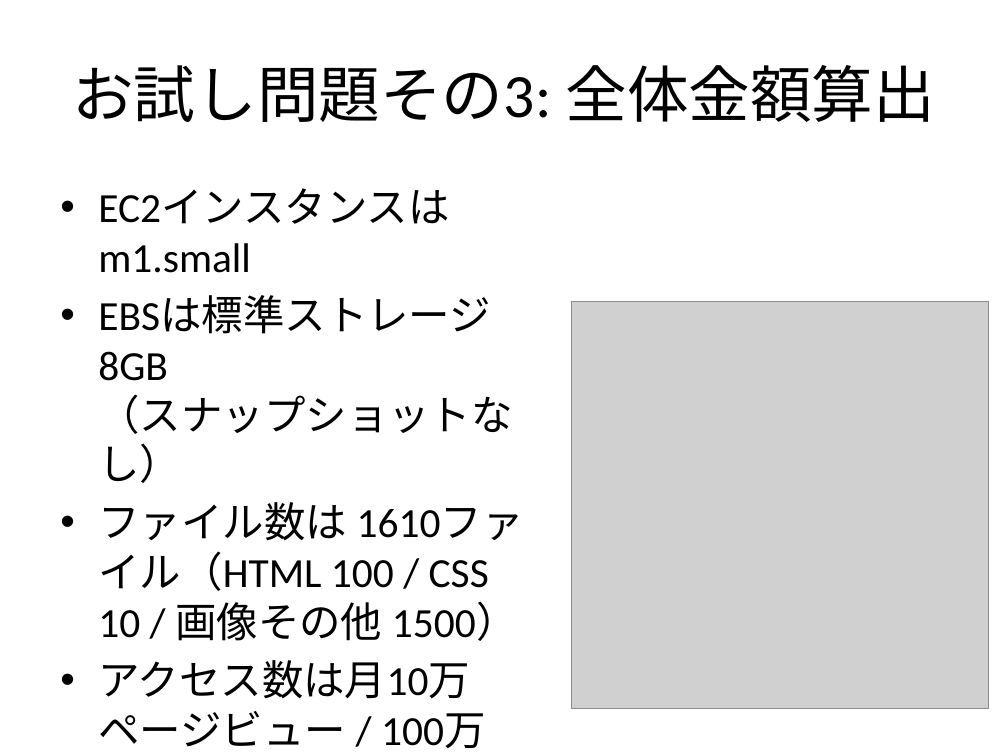
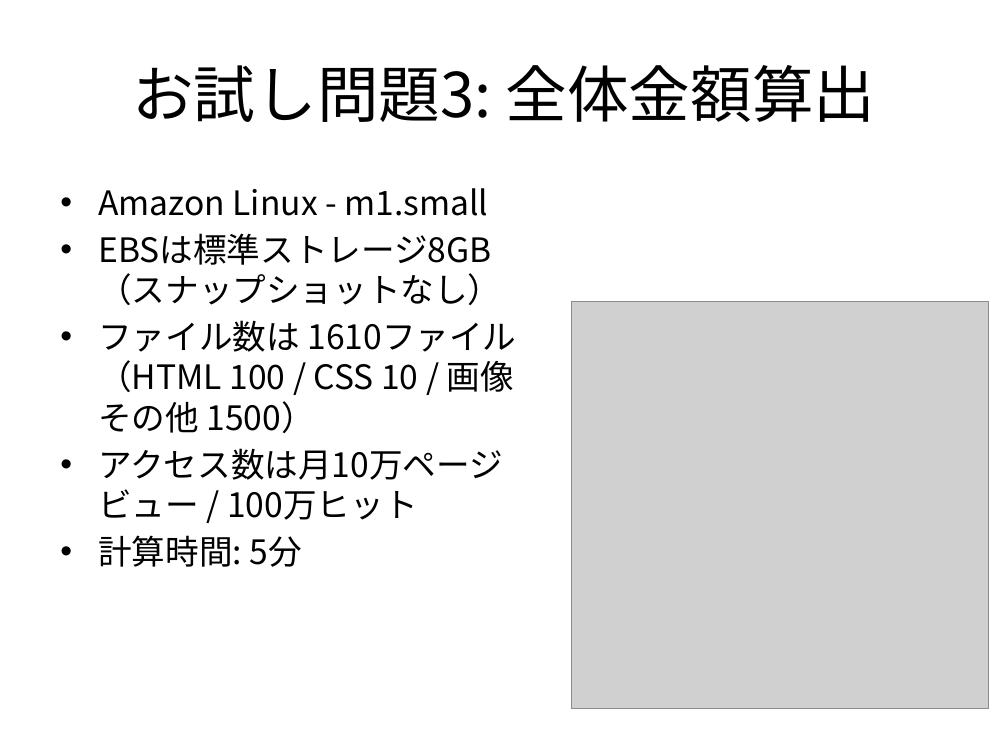
Before and after one commit to aws-samurai/pricing-data, a slide deck: slide 28 of slide/AWS料金体系グランドマスター王者決定戦.pptx (slide 22 before the commit). Drawn at 1008x756 pixels with LibreOffice and Linux fonts; fonts in the diff are those of the drawing; grey boxes stand for pictures; background and template pictures are left out. Boxes give left, top, right and bottom in pixels: in the first picture for what was removed or moved away, otherwise in the second. Text is boxed around its words. In the diff, an @@ line names an element or a change of style, - is before the commit and + after.

```diff
--- a/slide/AWS料金体系グランドマスター王者決定戦.pptx
+++ b/slide/AWS料金体系グランドマスター王者決定戦.pptx
@@ title at (132, 65, 876, 122): text changed; font Calibri to Noto Sans CJK JP @@
-お試し問題その3: 全体金額算出
+お試し問題3: 全体金額算出
@@ text at (98, 188, 489, 216): text changed; size 29.6 to 24 pt; font Calibri to Noto Sans CJK JP @@
-• EC2インスタンスはm1.small
+• Amazon Linux - m1.small
@@ text at (98, 233, 516, 567): size 29.6 to 24 pt, font Calibri to Noto Sans CJK JP in "EBSは標準ストレージ8GB （スナップショットなし）", "ファイル数は 1610ファイル（HTML 100 / CSS 10 / ...", "アクセス数は月10万ページビュー / 100万ヒット", "計算時間: 5分"; less space between paragraphs @@
```
Also in this commit, not shown: 20 other slides changed, 8 slides added, 1 slide removed, 1 other file.
